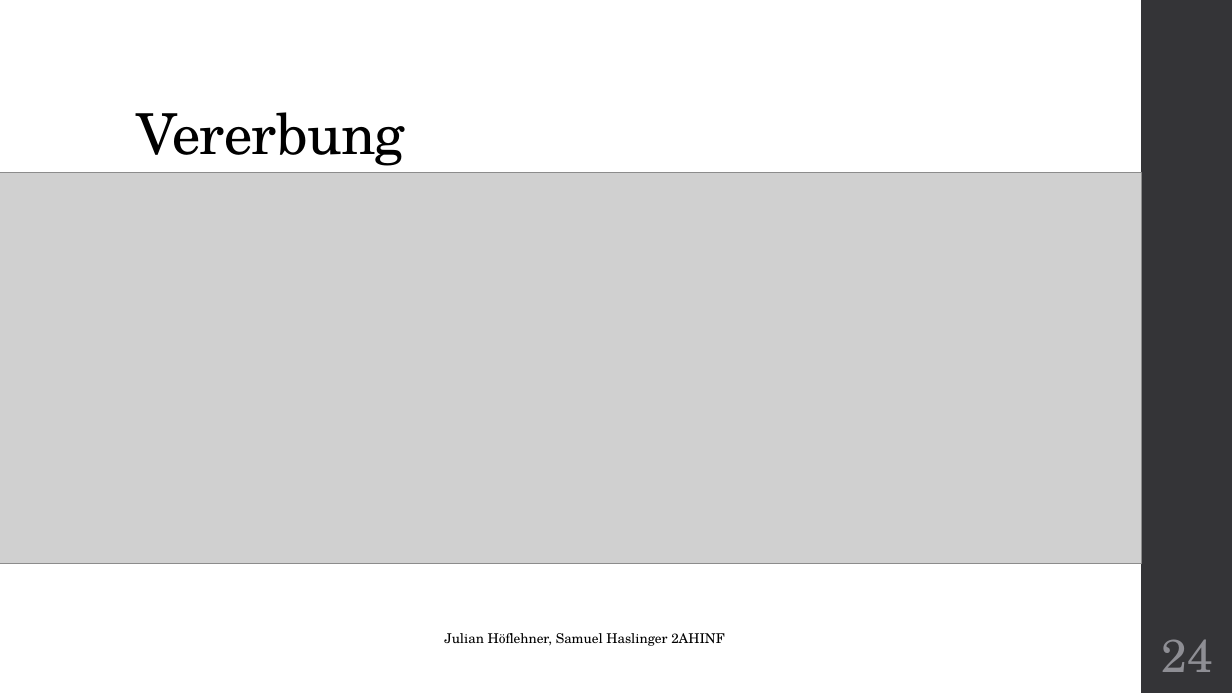
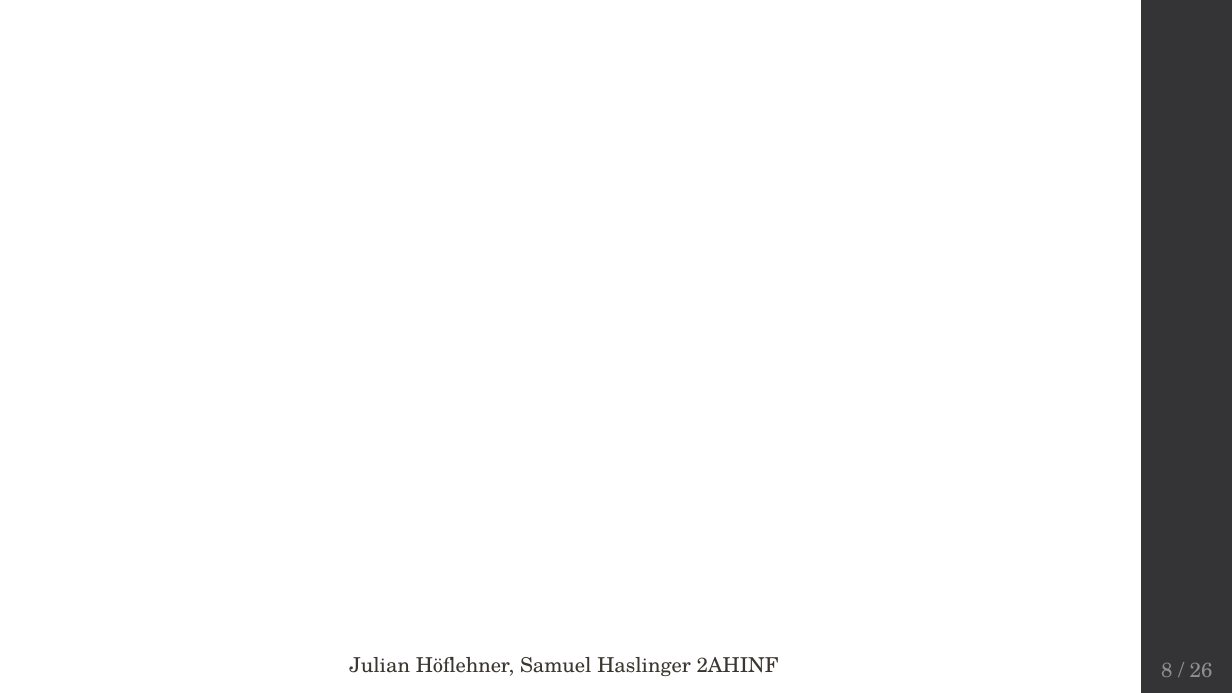
Before and after one commit to Wutze0/Mensch_Aergere_Dich_Nicht, a slide deck: slide 8 of MenschAergereDichNicht.pptx (slide 24 before the commit). Drawn at 1232x693 pixels with LibreOffice and Linux fonts; fonts in the diff are those of the drawing; grey boxes stand for pictures; background and template pictures are left out. Boxes give left, top, right and bottom in pixels: in the first picture for what was removed or moved away, otherwise in the second. Text is boxed around its words. In the diff, an @@ line names an element or a change of style, - is before the commit and + after.

```diff
--- a/MenschAergereDichNicht.pptx
+++ b/MenschAergereDichNicht.pptx
@@ title removed at box(137, 112, 406, 166) @@
-Vererbung
@@ picture removed at box(0, 173, 1141, 564) @@
@@ text "Julian Höflehner, Samuel Haslinger 2AHINF": place and size @@
-text "Julian Höflehner, Samuel Haslinger 2AHINF" at box(444, 633, 725, 646)
+text "Julian Höflehner, Samuel Haslinger 2AHINF" at box(349, 657, 779, 676)
@@ text "Julian Höflehner, Samuel Haslinger 2AHINF" at box(349, 657, 779, 676): size 10.5 to 16 pt, text colour #000000 to #3A372F @@
@@ page number removed at box(1162, 639, 1213, 672) @@
-24
@@ page number added at box(1161, 663, 1213, 677), 16 pt, text #8E8E94 @@
+8 / 26
```
Also in this commit, not shown: 20 other slides changed, 5 slides added, 7 slides removed, 3 other files.
